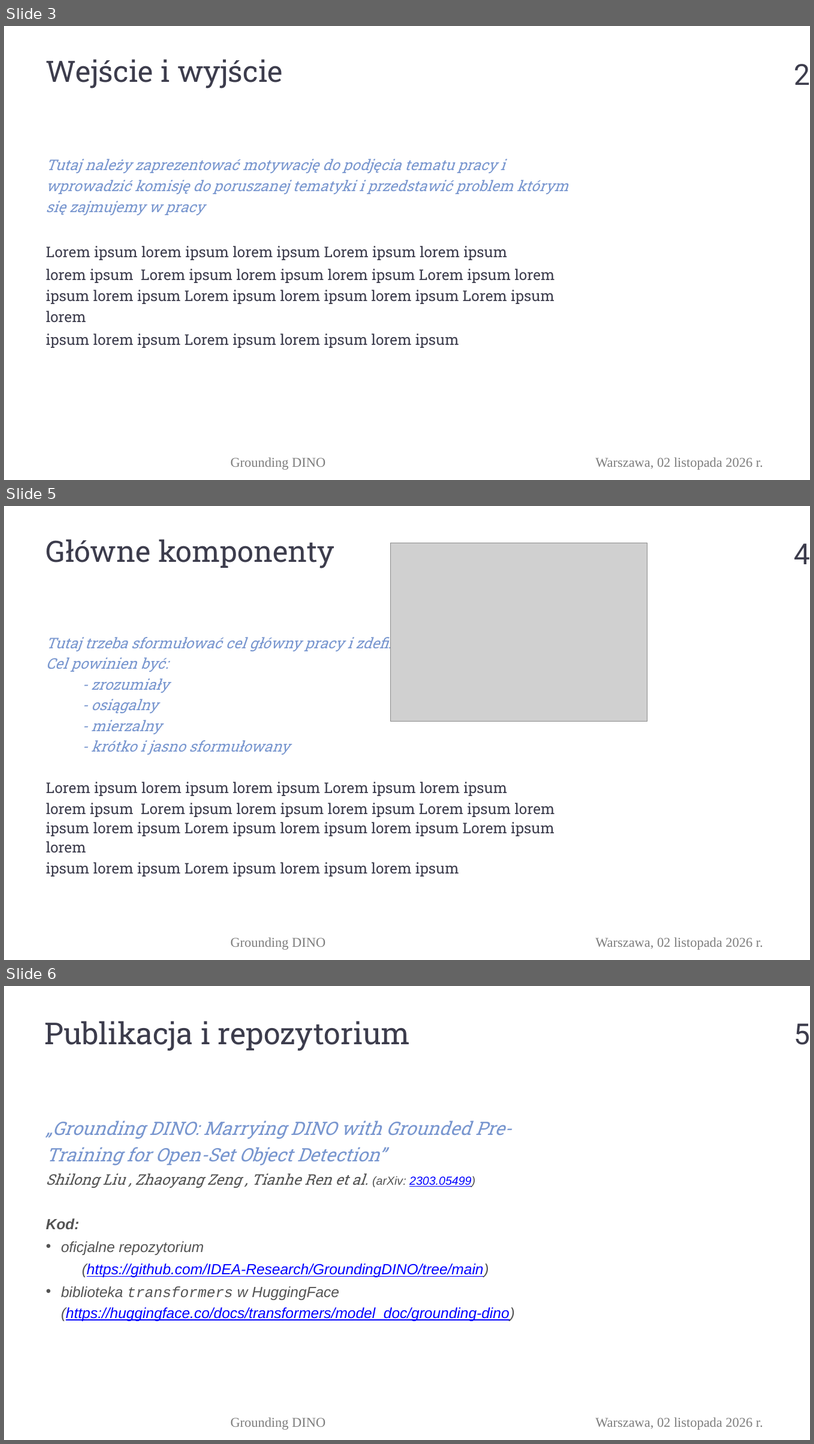
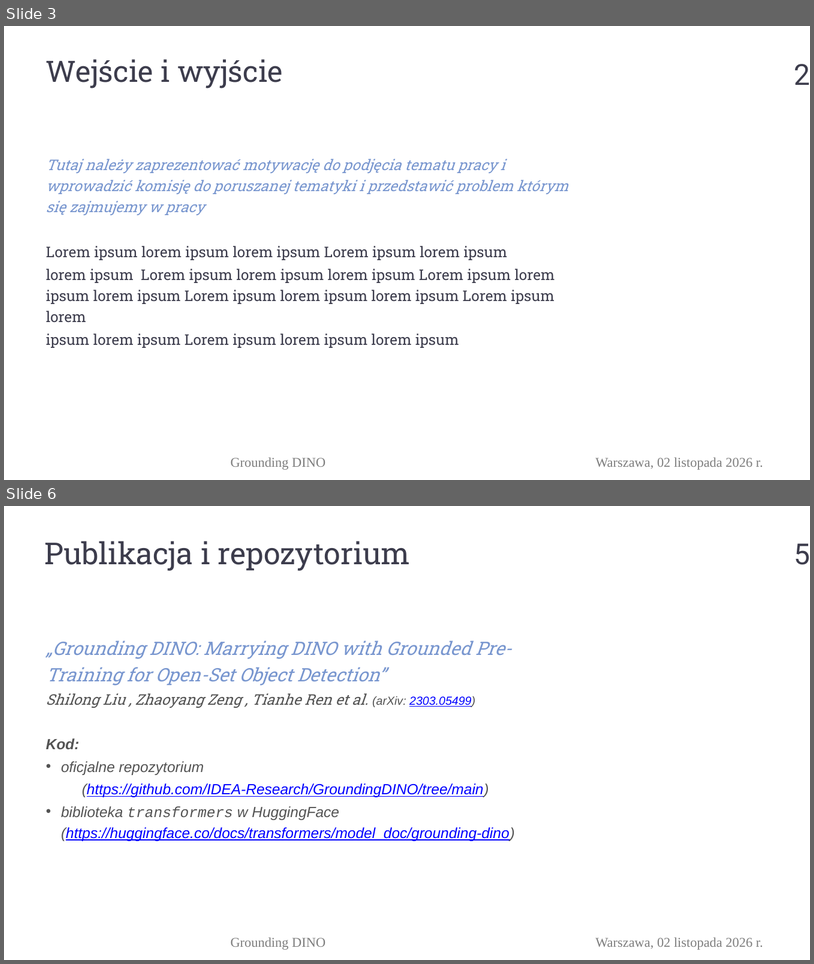
Before and after one commit to PylkoR/GroundingDINO_reproduction, a slide deck: presentations/Prezentacja_ADOM.pptx. Shown one above the other, each under a label of ours: slides 3, 5 and 6 before the commit, slides 3 and 6 after it; the slides between them are not shown. The pictures are 814x1444 and 814x964 pixels, drawn with LibreOffice and Linux fonts; fonts in the diff are those of the drawing; grey boxes stand for pictures; background and template pictures are left out. Boxes give left, top, right and bottom in pixels: in the first picture for what was removed or moved away, otherwise in the second. Text is boxed around its words. In the diff, an @@ line names an element or a change of style, - is before the commit and + after.

```diff
--- a/presentations/Prezentacja_ADOM.pptx
+++ b/presentations/Prezentacja_ADOM.pptx
@@ slide 5 removed at (4, 506, 810, 960), background #FFFFFF; not listed: 2 template elements that a slide beside it also shows @@
@@ text removed at (46, 539, 335, 568) @@
-Główne komponenty
@@ picture removed at (390, 543, 647, 721) @@
@@ page number removed at (794, 543, 810, 564) @@
-4
@@ text removed at (46, 634, 555, 876) @@
-Tutaj trzeba sformułować cel główny pracy i zdefiniować cele poboczne.
-Cel powinien być:
-- zrozumiały
-- osiągalny
-- mierzalny
-- krótko i jasno sformułowany
-Lorem ipsum lorem ipsum lorem ipsum Lorem ipsum lorem ipsum
-lorem ipsum Lorem ipsum lorem ipsum lorem ipsum Lorem ipsum lorem ipsum lorem ipsum Lorem ipsum lorem ipsum lorem ipsum Lorem ipsum lorem
-ipsum lorem ipsum Lorem ipsum lorem ipsum lorem ipsum
```
Also in this commit, not shown: 2 slides added, 1 other slide removed.
